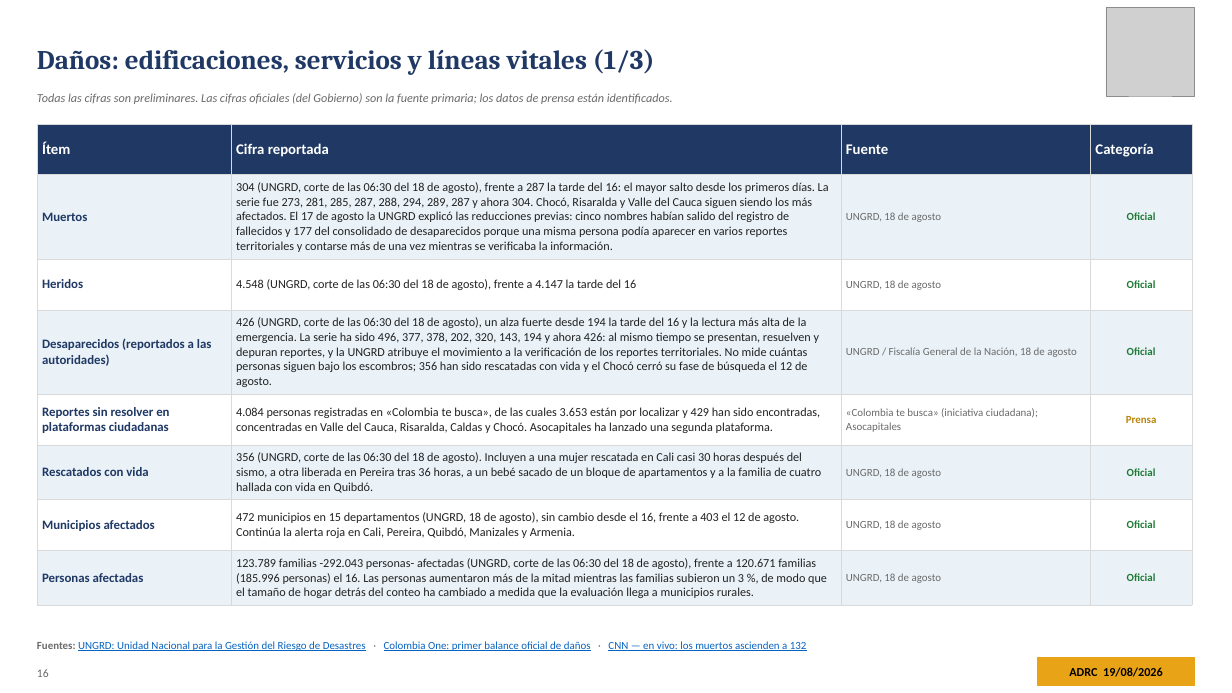
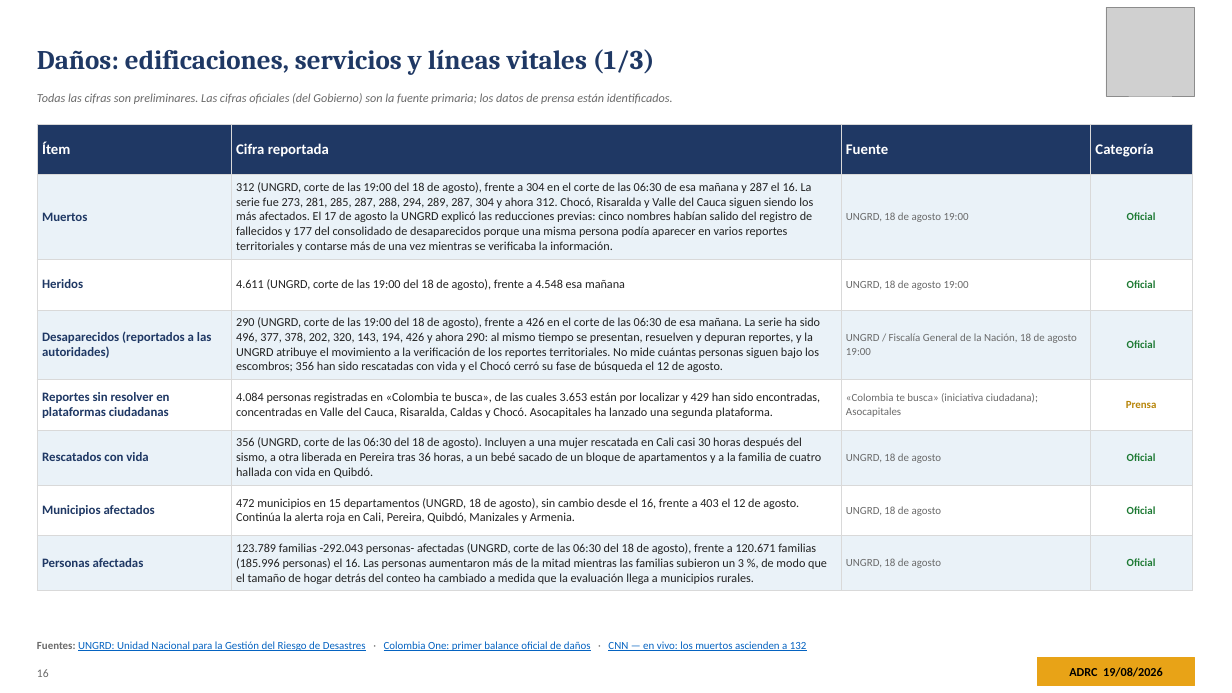
Before and after one commit to kochobi-max/whatsmap, a slide deck: slide 16 of reports/colombia_eq_20260810/output/ADRC_EQ_COL_Choco_20260810_ES.pptx. Drawn at 1232x693 pixels with LibreOffice and Linux fonts; fonts in the diff are those of the drawing; grey boxes stand for pictures. Boxes give left, top, right and bottom in pixels: in the first picture for what was removed or moved away, otherwise in the second. Text is boxed around its words. In the diff, an @@ line names an element or a change of style, - is before the commit and + after.

```diff
--- a/reports/colombia_eq_20260810/output/ADRC_EQ_COL_Choco_20260810_ES.pptx
+++ b/reports/colombia_eq_20260810/output/ADRC_EQ_COL_Choco_20260810_ES.pptx
@@ table at [37,124,1192,588] @@
-row 2, column 2: 304 (UNGRD, corte de las 06:30 del 18 de agosto), frente a 287 la tarde del 16: el mayor salto desde los primeros días. La serie fue 273, 281, 285, 287, 288, 294, 289, 287 y ahora 304. Chocó, Risaralda y Valle del Cauca siguen siendo los más afectados. El 17 de agosto la UNGRD explicó las reducciones previas: cinco nombres habían salido del registro de fallecidos y 177 del consolidado de desaparecidos porque una misma persona podía aparecer en varios reportes territoriales y contarse más de una vez mientras se verificaba la información.
+row 2, column 2: 312 (UNGRD, corte de las 19:00 del 18 de agosto), frente a 304 en el corte de las 06:30 de esa mañana y 287 el 16. La serie fue 273, 281, 285, 287, 288, 294, 289, 287, 304 y ahora 312. Chocó, Risaralda y Valle del Cauca siguen siendo los más afectados. El 17 de agosto la UNGRD explicó las reducciones previas: cinco nombres habían salido del registro de fallecidos y 177 del consolidado de desaparecidos porque una misma persona podía aparecer en varios reportes territoriales y contarse más de una vez mientras se verificaba la información.
-row 2, column 3: UNGRD, 18 de agosto
+row 2, column 3: UNGRD, 18 de agosto 19:00
-row 3, column 2: 4.548 (UNGRD, corte de las 06:30 del 18 de agosto), frente a 4.147 la tarde del 16
+row 3, column 2: 4.611 (UNGRD, corte de las 19:00 del 18 de agosto), frente a 4.548 esa mañana
-row 3, column 3: UNGRD, 18 de agosto
+row 3, column 3: UNGRD, 18 de agosto 19:00
-row 4, column 2: 426 (UNGRD, corte de las 06:30 del 18 de agosto), un alza fuerte desde 194 la tarde del 16 y la lectura más alta de la emergencia. La serie ha sido 496, 377, 378, 202, 320, 143, 194 y ahora 426: al mismo tiempo se presentan, resuelven y depuran reportes, y la UNGRD atribuye el movimiento a la verificación de los reportes territoriales. No mide cuántas personas siguen bajo los escombros; 356 han sido rescatadas con vida y el Chocó cerró su fase de búsqueda el 12 de agosto.
+row 4, column 2: 290 (UNGRD, corte de las 19:00 del 18 de agosto), frente a 426 en el corte de las 06:30 de esa mañana. La serie ha sido 496, 377, 378, 202, 320, 143, 194, 426 y ahora 290: al mismo tiempo se presentan, resuelven y depuran reportes, y la UNGRD atribuye el movimiento a la verificación de los reportes territoriales. No mide cuántas personas siguen bajo los escombros; 356 han sido rescatadas con vida y el Chocó cerró su fase de búsqueda el 12 de agosto.
-row 4, column 3: UNGRD / Fiscalía General de la Nación, 18 de agosto
+row 4, column 3: UNGRD / Fiscalía General de la Nación, 18 de agosto 19:00
```
Also in this commit, not shown: 17 other slides changed, 8 other files.
